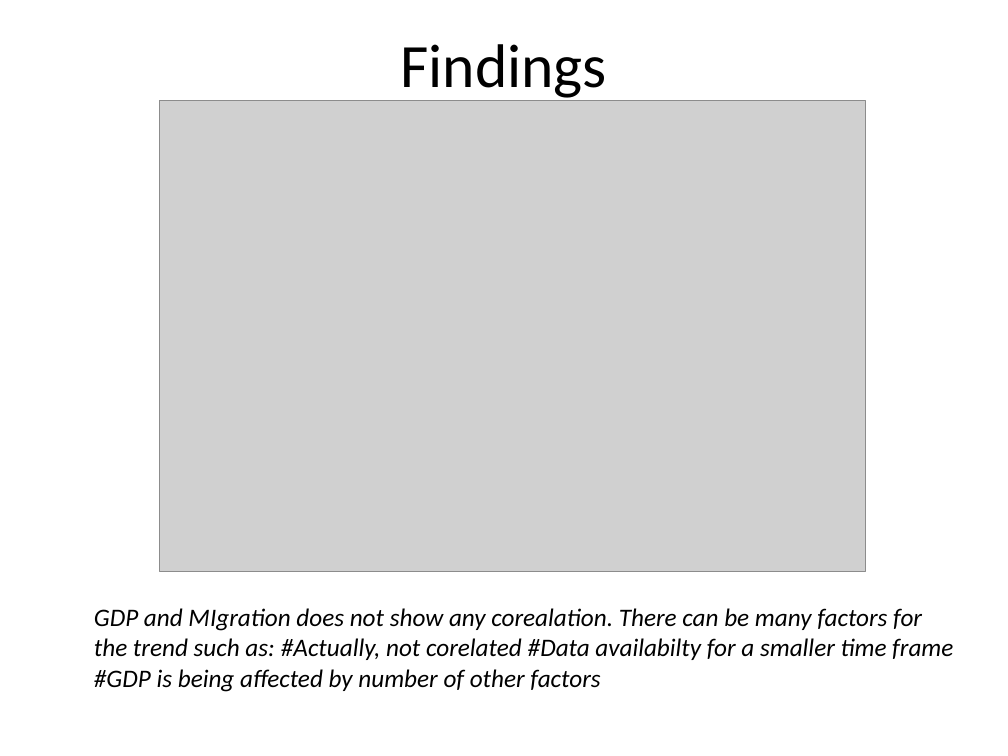
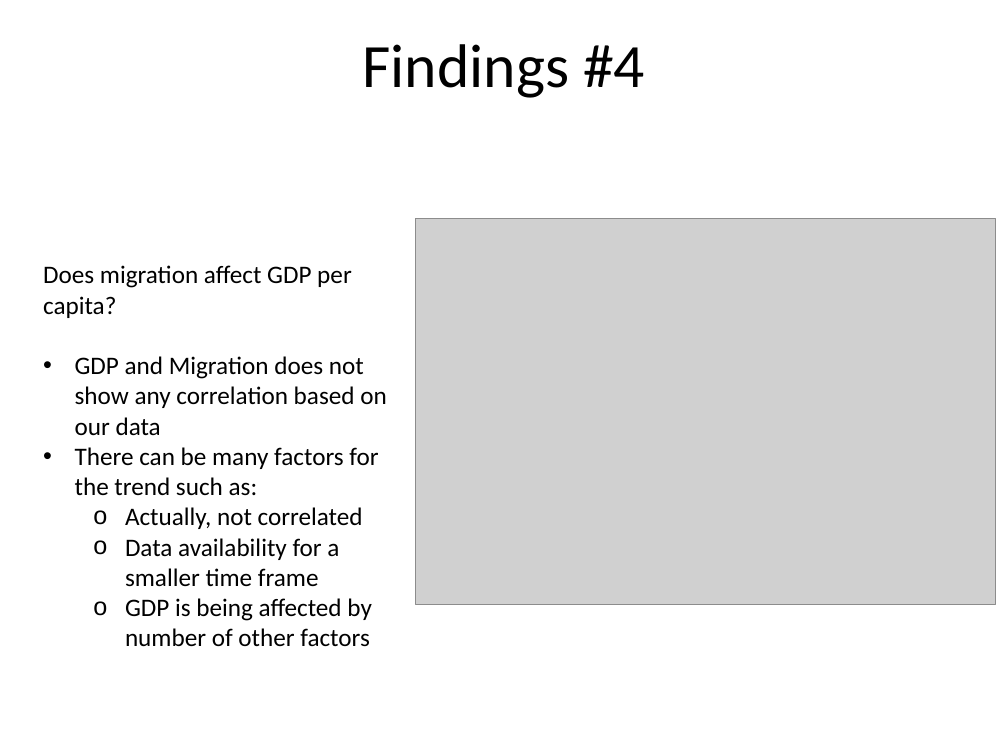
Before and after one commit to write2bobby/Project-1-Team-1, a slide deck: slide 8 of final/Project1team1jodyandrepurnimasambobby.pptx (slide 6 before the commit). Drawn at 1008x756 pixels with LibreOffice and Linux fonts; fonts in the diff are those of the drawing; grey boxes stand for pictures. Boxes give left, top, right and bottom in pixels: in the first picture for what was removed or moved away, otherwise in the second. Text is boxed around its words. In the diff, an @@ line names an element or a change of style, - is before the commit and + after.

Commit message:
final changes to ppt
final?!

```diff
--- a/final/Project1team1jodyandrepurnimasambobby.pptx
+++ b/final/Project1team1jodyandrepurnimasambobby.pptx
@@ title at box(363, 44, 645, 98): text changed @@
-Findings
+Findings #4
@@ picture: place and size @@
-picture at box(159, 101, 865, 572)
+picture at box(415, 219, 995, 605)
@@ text at box(43, 265, 387, 647): text changed; italic off @@
-GDP and MIgration does not show any corealation. There can be many factors for the trend such as: #Actually, not corelated #Data availabilty for a smaller time frame #GDP is being affected by number of other factors
+Does migration affect GDP per capita?
+• GDP and Migration does not show any correlation based on our data
+• There can be many factors for the trend such as:
+  o Actually, not correlated
+  o Data availability for a smaller time frame
+  o GDP is being affected by number of other factors
```
Also in this commit, not shown: 3 other slides changed, 5 slides added, 4 slides removed, 2 other files.
